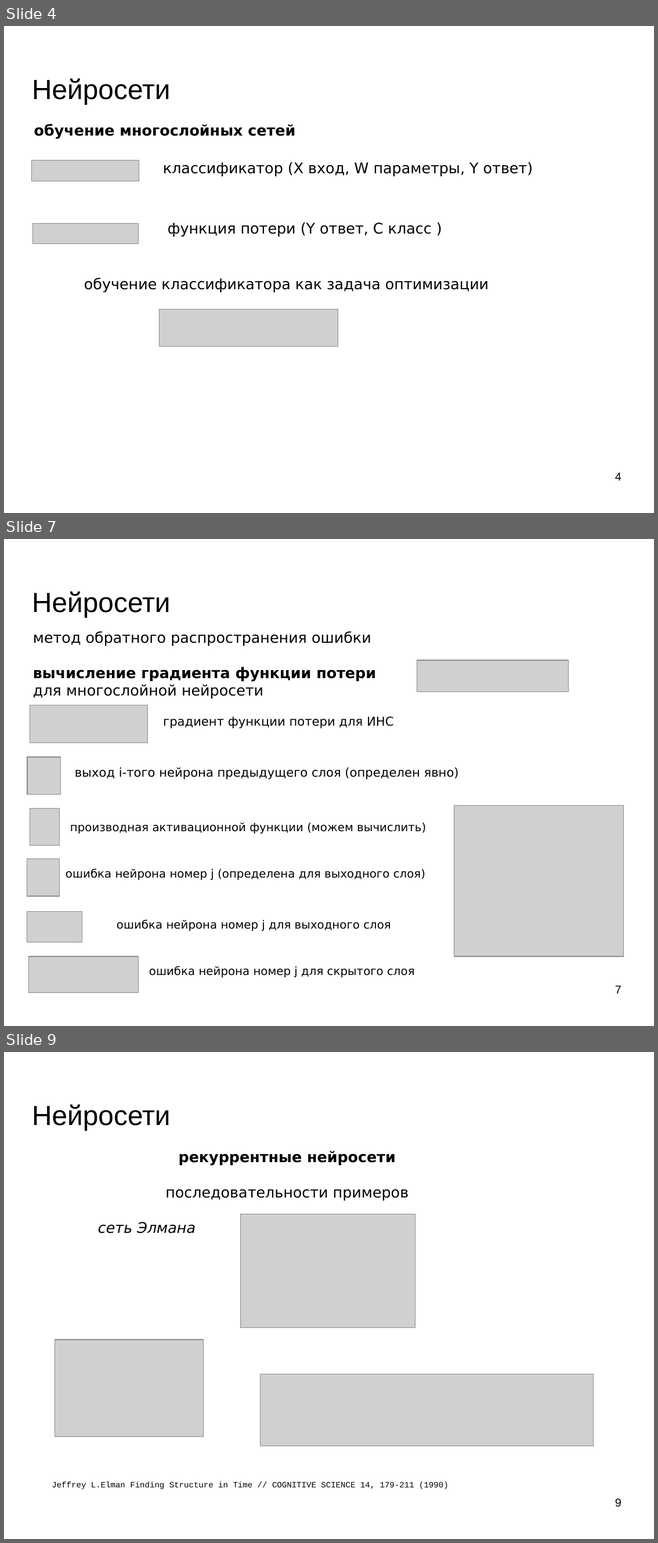
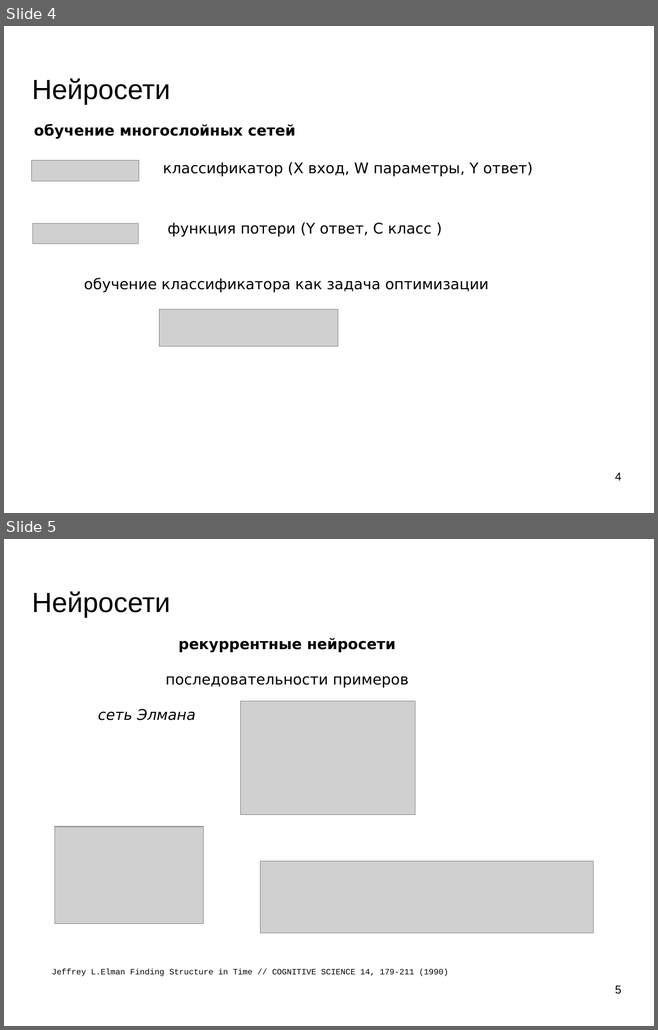
Before and after one commit to mechanoid5/ml_lectorium_legacy, a slide deck: 30-lstm.odp. Shown one above the other, each under a label of ours: slides 4, 7 and 9 before the commit, slides 4 and 5 after it; the slides between them are not shown. The pictures are 658x1543 and 658x1030 pixels, drawn with LibreOffice and Linux fonts; fonts in the diff are those of the drawing; grey boxes stand for pictures; background and template pictures are left out. Boxes give left, top, right and bottom in pixels: in the first picture for what was removed or moved away, otherwise in the second. Text is boxed around its words. In the diff, an @@ line names an element or a change of style, - is before the commit and + after.

```diff
--- a/30-lstm.odp
+++ b/30-lstm.odp
@@ slide 7 removed at box(4, 539, 654, 1026), background picture (left out) @@
@@ title removed at box(32, 591, 170, 617) @@
-Нейросети
@@ text removed at box(33, 631, 376, 699) @@
-метод обратного распространения ошибки
-вычисление градиента функции потери
-для многослойной нейросети
@@ picture removed at box(417, 660, 568, 692) @@
@@ picture removed at box(30, 705, 148, 744) @@
@@ text removed at box(163, 716, 393, 729) @@
-градиент функции потери для ИНС
@@ picture removed at box(27, 757, 61, 795) @@
@@ text removed at box(75, 768, 459, 780) @@
-выход i-того нейрона предыдущего слоя (определен явно)
@@ picture removed at box(30, 808, 60, 846) @@
@@ picture removed at box(454, 806, 623, 957) @@
@@ text removed at box(70, 823, 426, 834) @@
-производная активационной функции (можем вычислить)
@@ picture removed at box(27, 859, 60, 897) @@
@@ text removed at box(65, 868, 425, 880) @@
-ошибка нейрона номер j (определена для выходного слоя)
@@ picture removed at box(27, 911, 82, 943) @@
@@ text removed at box(117, 919, 391, 931) @@
-ошибка нейрона номер j для выходного слоя
@@ picture removed at box(29, 957, 139, 993) @@
@@ text removed at box(149, 966, 414, 977) @@
-ошибка нейрона номер j для скрытого слоя
@@ page number removed at box(615, 986, 621, 994) @@
-7
@@ what was slide 9 is now slide 5 @@
@@ page number at box(615, 986, 621, 994): text changed @@
-9
+5
```
Also in this commit, not shown: 2 slides changed, 3 other slides removed, 4 other files.
